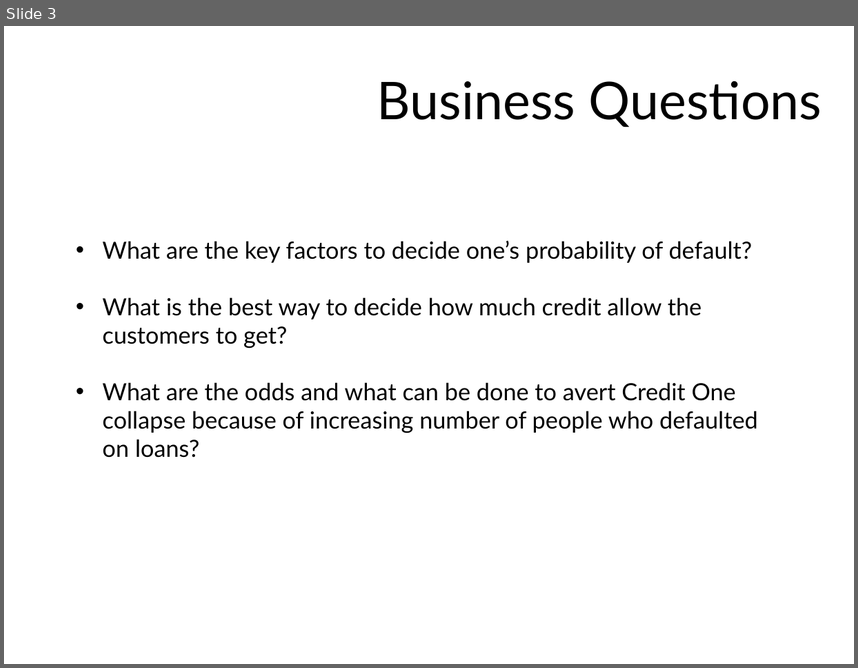
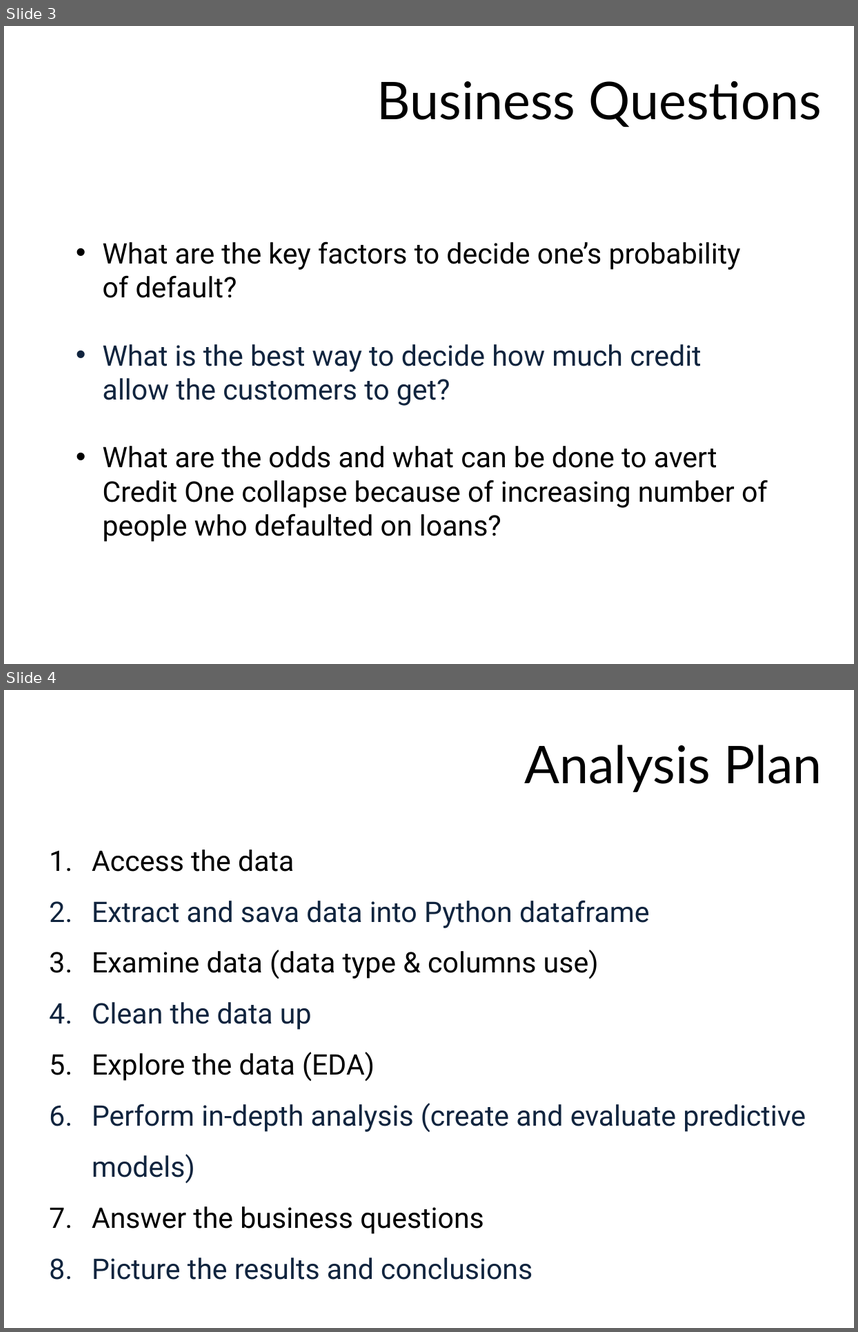
Before and after one commit to MKobus12305/Ubiqum_Data_Analysis, a slide deck: Module 2/Credit One.pptx. Shown one above the other, each under a label of ours: slide 3 before the commit, slides 3 and 4 after it. The pictures are 858x668 and 858x1332 pixels, drawn with LibreOffice and Linux fonts; fonts in the diff are those of the drawing; background and template pictures are left out. Boxes give left, top, right and bottom in pixels: in the first picture for what was removed or moved away, otherwise in the second. Text is boxed around its words. In the diff, an @@ line names an element or a change of style, - is before the commit and + after.

```diff
--- a/Module 2/Credit One.pptx
+++ b/Module 2/Credit One.pptx
@@ slide 4 added at bbox=[4, 690, 854, 1328], background picture (left out) @@
@@ text added at bbox=[525, 745, 822, 792], 44 pt, text #000000 @@
+Analysis Plan
@@ text added at bbox=[92, 849, 806, 1279], 24 pt, text #0F243E @@
+1. Access the data
+2. Extract and sava data into Python dataframe
+3. Examine data (data type & columns use)
+4. Clean the data up
+5. Explore the data (EDA)
+6. Perform in-depth analysis (create and evaluate predictive models)
+7. Answer the business questions
+8. Picture the results and conclusions
@@ slide 3 changed as well @@
@@ text "What are the key factors ..." at bbox=[103, 241, 768, 541]: size 20 to 24 pt, font Lato to Roboto; text colour #000000 to #0F243E in "What is the best way to decide ..." @@
```
Also in this commit, not shown: 2 other slides changed, 2 other slides added.
